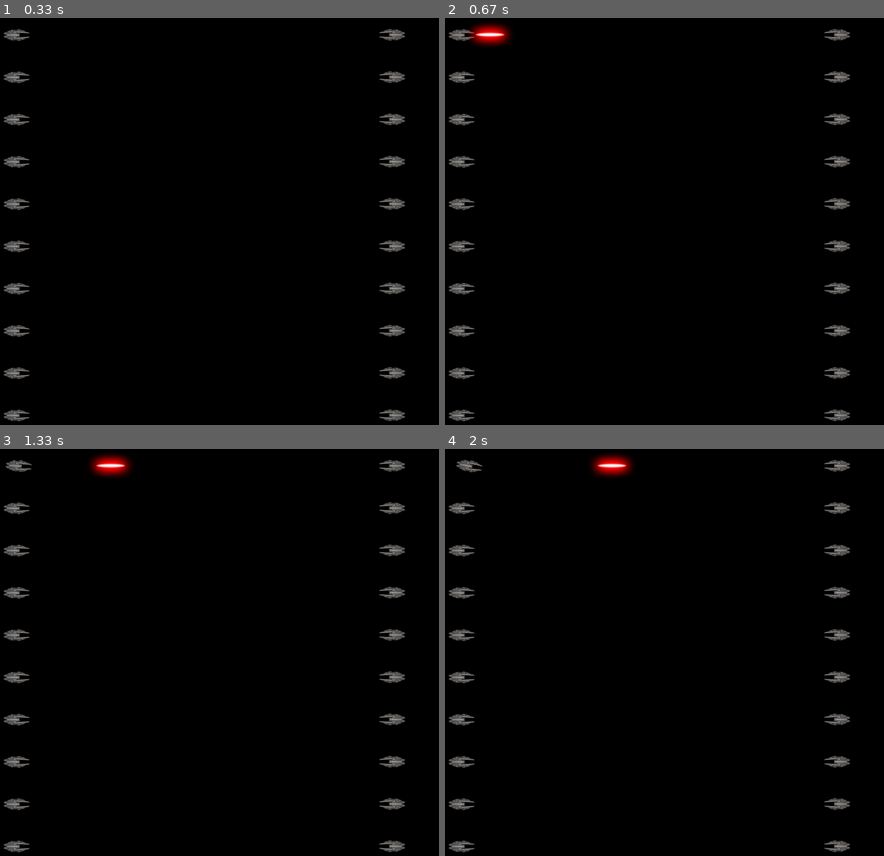
Above: before the commit, frames 1-4 (two rows, left to right).
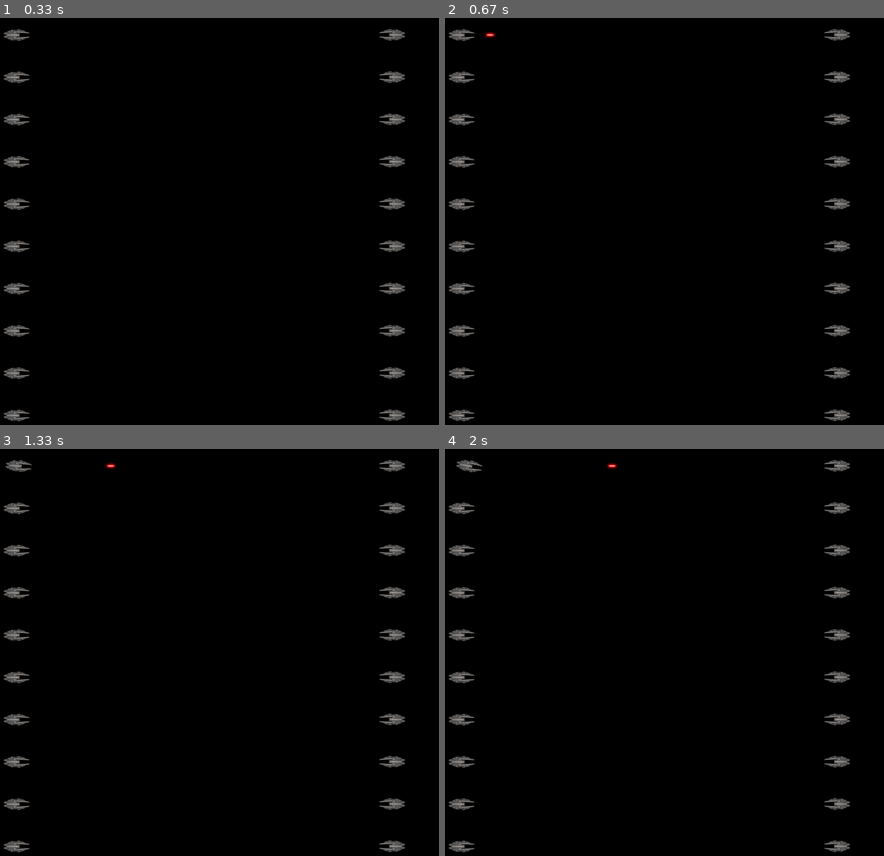
Above: after the commit, the same moments.

Repository: AurelienColin/Games
Game: pygame game, started from TacticalWarship/Launcher.py
Same seed, same stepped clock (60 frames per second), same inputs: the game is played once before the commit and once after it.
Inputs:
- Up to frame 1 (0.33 s): no input
- Up to frame 2 (0.67 s): tap Enter at 0.33 s
- Up to frame 3 (1.33 s): hold Right 0.67-1.13 s; hold Up from 1.17 s (still down)
- Up to frame 4 (2 s): release Up at 1.47 s; hold Right 1.5-1.97 s

Frame 1 is identical in both runs. In frame 2, 0.5% of the frame differs, in the area x 5-16%, y 1-7%; in frame 3, 0.5%; in frame 4, 0.5%, in the area x 33-43%, y 1-7%.

Commit message:
Reduce bullet size. Implement collision ship-bullet, damage and ship destruction (no animation), and according score reward

Diff:
--- a/TacticalWarship/Launcher.py
+++ b/TacticalWarship/Launcher.py
@@ -43,8 +43,24 @@
                     screen.ships[0].Fire()
 
         screen.MoveSprites()
+        collisions = screen.GetBulletCollisions()
+        for ship1, ship2, bullet in collisions:
+            dmg = GetDamage(ship1, ship2, bullet)
+            score = screen.ships[ship2[1]].ApplyDamage(dmg)
+            screen.ships[ship1[1]].scorePlayer += score
         screen.Refresh()
     pass
+
+def GetDamage(ship1, ship2, bullet):
+    angle = (bullet[0].sprite.angle-ship2[0].sprite.angle)%360
+    if angle > 120 and angle < 240:
+        part = "front"
+    elif angle <60 or angle > 300:
+        part = "rear"
+    else:
+        part = "side"
+    dmg = ship1[0].damage*ship2[0].shield[part]
+    return dmg
 
 if __name__ == '__main__':
     screen = Launcher()
--- a/TacticalWarship/TacticalWarship/Screen.py
+++ b/TacticalWarship/TacticalWarship/Screen.py
@@ -9,6 +9,7 @@
 from . import Ship
 from os.path import join
 import json
+from pygame.sprite import spritecollide, collide_mask
 
 class Screen():
     def __init__(self, size, background):
@@ -21,6 +22,8 @@
     def Refresh(self):
         self.display.blit(self.background, (0,0))
         for ship in self.ships:
+            if not ship.sprite:
+                continue
             ship.sprite.Rotate(ship.sprite.angle)
             ship.lastFire += 1
             self.display.blit(ship.sprite.image, ship.sprite.rect)
@@ -49,6 +52,30 @@
 
     def MoveSprites(self):
         for ship in self.ships:
-            ship.sprite.Move()
+            if ship.sprite:
+                ship.sprite.Move()
             for bullet in ship.bullets:
                 bullet.sprite.Move()
+
+    def GetBulletCollisions(self):
+        collisions = []
+        for i, ship1 in enumerate(self.ships):
+            bullets = [bullet.sprite for bullet in ship1.bullets]
+            for j, ship2 in enumerate(self.ships):
+                if not ship2.sprite:
+                    continue
+                # For performance (and laziness) we suppose that:
+                    # 1/ A ship cannot shot itself
+                    # 2/ The delay is too high to have one ship shooted twice by one ship in one frame
+                if ship2 == ship1:
+                    continue
+                collision =  spritecollide(ship2.sprite, bullets,
+                                           False, collide_mask)
+                if not collision:
+                    continue
+                for k, bullet in enumerate(ship1.bullets):
+                    if bullet.sprite == collision[0]:
+                        ship1.bullets.pop(k)
+                        collisions.append(((ship1, i), (ship2,j), (bullet,k)))
+                        break
+        return collisions
--- a/TacticalWarship/TacticalWarship/Ship.py
+++ b/TacticalWarship/TacticalWarship/Ship.py
@@ -11,7 +11,8 @@
 class Ship():
     def __init__(self, ship, xy, team, angle):
         self.team = team
-        self.score = 0
+        self.scorePlayer = 0
+        self.score = ship['score']
 
         self.hp = ship['hp']
         self.shield = ship['shield']
@@ -40,3 +41,15 @@
         if self.lastFire > self.fireDelay:
             self.bullets.append(Bullet.Bullet(self))
             self.lastFire = 0
+
+    def ApplyDamage(self, dmg):
+        score = min(self.hp, dmg)*self.score['onDamage']
+        self.hp -= dmg
+        if self.hp <= 0:
+            self.Kill()
+            score += self.score['onKill']
+        return score
+
+    def Kill(self):
+        # Should not remove entirely because bullet are still pending
+        self.sprite = False
--- a/TacticalWarship/TacticalWarship/Sprites.py
+++ b/TacticalWarship/TacticalWarship/Sprites.py
@@ -7,16 +7,22 @@
 import pygame
 from os.path import join
 
+#Imported for performance
+from pygame.transform import rotate
+from pygame.mask import from_surface
+
 class Sprite():
     def __init__(self, name, xy):
         self.origSprite = pygame.image.load(join('res', 'img', name))
         self.image = self.origSprite
         self.rect = self.image.get_rect()
         self.rect.center = xy
+        self.mask = from_surface(self.image)
         pass
 
     def Rotate(self, angle):
-        self.image = pygame.transform.rotate(self.origSprite, angle)
+        self.image = rotate(self.origSprite, angle)
+        self.mask = from_surface(self.image)
         x, y = self.rect.center  # Save its current center.
         self.rect = self.image.get_rect()  # Replace old rect with new rect.
         self.rect.center = (x, y)  # Put the new rect's center at old center.
--- a/TacticalWarship/res/json/ships.json
+++ b/TacticalWarship/res/json/ships.json
@@ -15,6 +15,10 @@
 		"fireDelay": 0,
 		"damage": 20,
 		"bulletSpeed": 20,
-		"sprite":"cruiser.png"
+		"sprite":"cruiser.png",
+		"score": {
+			"onDamage":2,
+			"onKill":500
+		}
 	}
 }
Binary file changed: TacticalWarship/res/img/bullet.png
